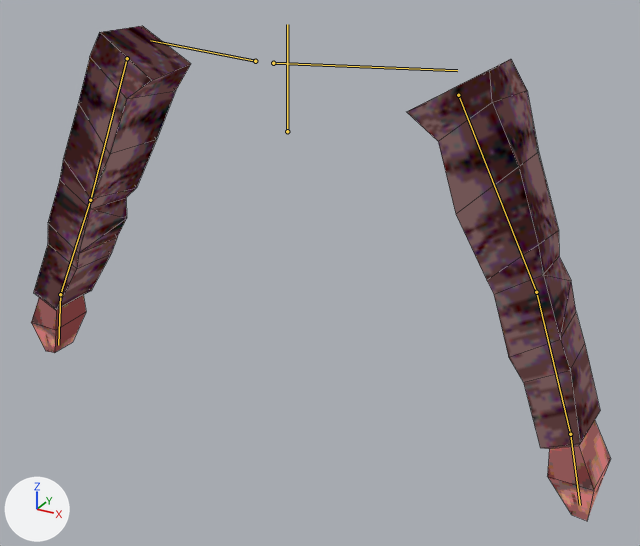
Renders of the Blender file meshes/entities/player_models/male_arms_model/male_arms_model.blend from each side of a commit.
The view is the same before and after, from a 50 mm lens placed at (0.832, -1.383, 0.585), pointed at (0.131, -0.108, -0.052). The axes (+X, +Y, +Z) are drawn at lower left. The lights are the same throughout. The bones that bend it are drawn over the model as lines. Mesh edges are drawn as thin lines.
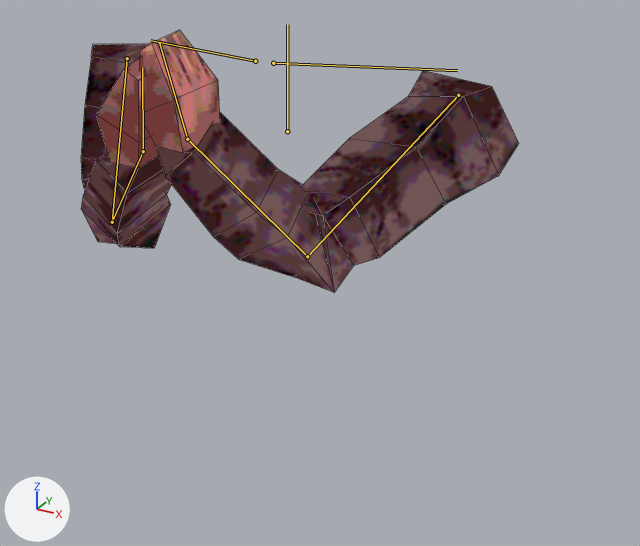
The newer file adds an action. The first version stands in its rest pose; the second is drawn at frame 40 of the action 'idle_rub_hands'.

Pixel boxes [x1, y1, x2, y2] of what changed, in the pictures (640 x 546 px):
'Cube.001', posed (24% narrower, 47% shorter): before [31, 26, 611, 521]; after [81, 30, 519, 292]
bone 'upper_arm.L', root to tip: before (458, 95) to (536, 292); after (458, 95) to (307, 256)
bone 'lowerarm.L', root to tip: before (536, 292) to (570, 434); after (307, 256) to (187, 139)
bone 'hand.L', root to tip: before (570, 434) to (580, 505); after (187, 139) to (159, 43)
bone 'upper_arm.R', root to tip: before (127, 58) to (90, 200); after (127, 58) to (112, 222)
bone 'lowerarm.R', root to tip: before (90, 200) to (60, 294); after (112, 222) to (143, 151)
bone 'hand.R', root to tip: before (60, 294) to (58, 345); after (143, 151) to (142, 67)

The change, as a list of edits to the scene's bpy script:
```text
Change bone_upper_arm_l:
    where bone_upper_arm_l = bpy.data.objects['metarig'].pose.bones['upper_arm.L']  # child of 'shoulder.L'
    bone_upper_arm_l.rotation_quaternion: (1.0, 0.0, 0.0, 0.0) -> (0.805, 0.477, 0.155, -0.316)  # degrees (0, 0, 0) -> degrees (53, 33, -26)
Change bone_lowerarm_l:
    where bone_lowerarm_l = bpy.data.objects['metarig'].pose.bones['lowerarm.L']  # child of 'upper_arm.L'
    bone_lowerarm_l.rotation_quaternion: (1.0, 0.0, 0.0, 0.0) -> (0.646, 0.628, 0.429, 0.069)  # degrees (0, 0, 0) -> degrees (100, 28, 45)
Change bone_hand_l:
    where bone_hand_l = bpy.data.objects['metarig'].pose.bones['hand.L']  # child of 'lowerarm.L'
    bone_hand_l.rotation_quaternion: (1.0, 0.0, 0.0, 0.0) -> (0.924, 0.323, -0.089, -0.182)  # degrees (0, 0, 0) -> degrees (39, -3, -23)
Change bone_upper_arm_r:
    where bone_upper_arm_r = bpy.data.objects['metarig'].pose.bones['upper_arm.R']  # child of 'shoulder.R'
    bone_upper_arm_r.rotation_quaternion: (1.0, 0.0, 0.0, 0.0) -> (0.829, 0.437, -0.14, 0.32)  # degrees (0, 0, 0) -> degrees (48, -31, 28)
Change bone_lowerarm_r:
    where bone_lowerarm_r = bpy.data.objects['metarig'].pose.bones['lowerarm.R']  # child of 'upper_arm.R'
    bone_lowerarm_r.rotation_quaternion: (1.0, 0.0, 0.0, 0.0) -> (0.646, 0.628, -0.429, -0.069)  # degrees (0, 0, 0) -> degrees (100, -28, -45)
Change bone_hand_r:
    where bone_hand_r = bpy.data.objects['metarig'].pose.bones['hand.R']  # child of 'lowerarm.R'
    bone_hand_r.rotation_quaternion: (1.0, 0.0, 0.0, 0.0) -> (0.937, 0.287, 0.078, 0.181)  # degrees (0, 0, 0) -> degrees (35, 2, 23)
```
